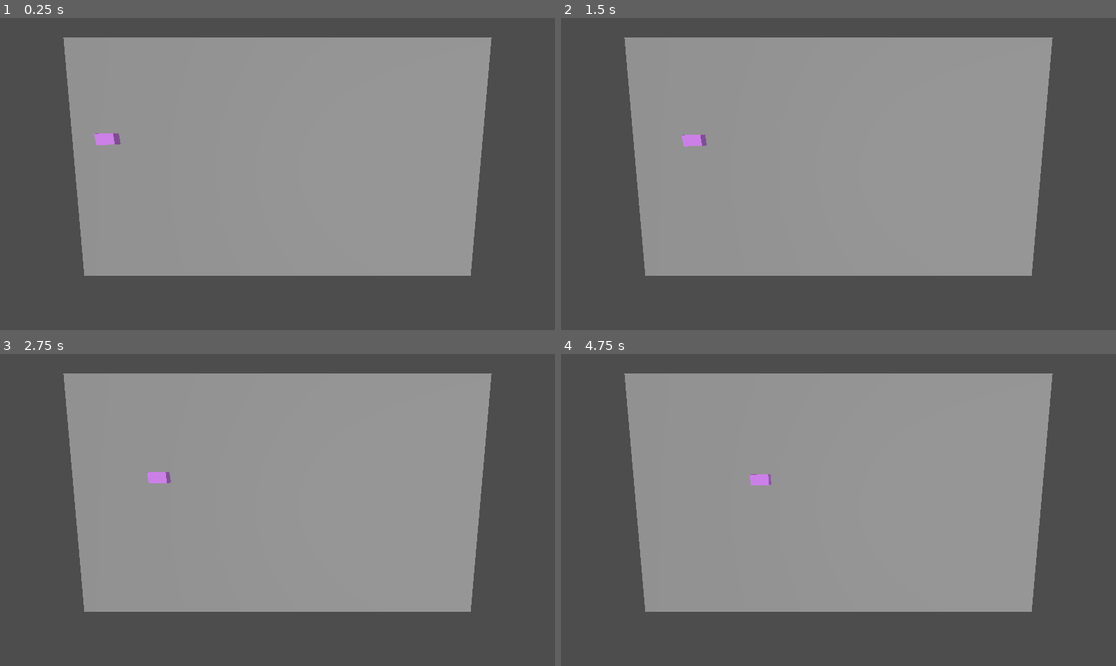
Above: before the commit, frames 1-4 (two rows, left to right).
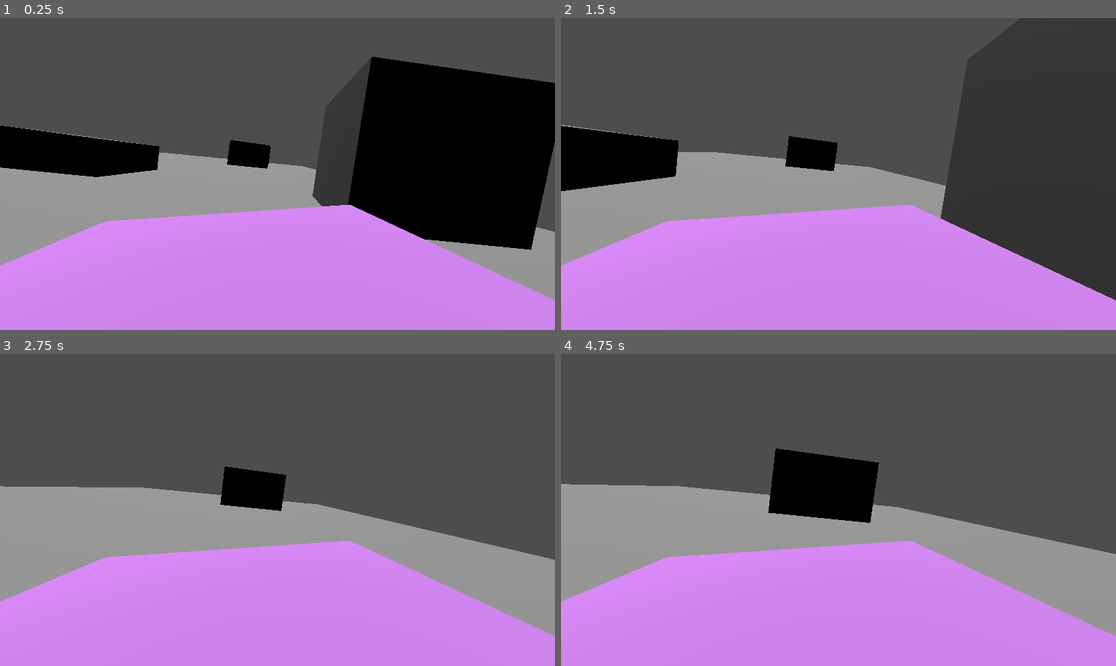
Above: after the commit, the same moments.

Repository: CodeTeshlah/ProjectA
Game: Godot game, scene res://node_3d.tscn
Two runs of this game, one before a commit and one after it. Both use one fixed random seed, a clock stepped at 60 frames per second and the inputs below.
Inputs:
- Up to frame 1 (0.25 s): no input
- Up to frame 2 (1.5 s): hold D (player_move_right) 0.53-1.28 s; hold W (player_move) 0.53-1.28 s; hold A (player_move_left) from 1.28 s (still down); tap W (player_move) at 1.35 s
- Up to frame 3 (2.75 s): release A (player_move_left) at 2.03 s; hold D (player_move_right) from 2.03 s (still down); hold W (player_move) from 2.03 s (still down)
- Up to frame 4 (4.75 s): release W (player_move) at 2.78 s; tap W (player_move) at 2.85, 4.35 s; release D (player_move_right) at 3.53 s; hold W (player_move) 3.53-4.28 s; hold A (player_move_left) from 3.53 s (still down)

The runs differ from the first frame. In frame 1, 81% of the frame differs, in the area x 0-100%, y 6-100%; in frame 2, 79%; in frame 3, 71%; in frame 4, 71%.

Commit message:
updated left and right movement

Diff:
--- a/fayr/galawgalaw.gd
+++ b/fayr/galawgalaw.gd
@@ -4,13 +4,17 @@
 @onready var path1 = $Path3D#/PathFollow3D
 @onready var path2 = $Path3DLeft#/PathFollow3D
 @onready var path3 = $Path3DRight#/PathFollow3D
+var running = 1
 func _ready():
 	pass # Replace with function body.
 
 func _process(delta):
 		const move_speed = 10.0
-		#if (check_input()):
-		path.progress += move_speed * delta
+		if (check_input()):
+			running = 2
+		else:
+			running = 1
+		path.progress += (move_speed * running ) * delta
 		print(path.progress_ratio >= 1)
 		if (path.progress_ratio) >= 1:
 			check_direction()
@@ -26,9 +30,9 @@
 func check_direction():
 	if (Input.is_action_just_pressed('player_move_left')):
 		path1.remove_child(player)
-		path2.add_child(player)
+		path3.add_child(player)
 		path.progress = 0
 	if (Input.is_action_just_pressed("player_move_right")):
 		path1.remove_child(player)
-		path3.add_child(player)
+		path2.add_child(player)
 		path.progress = 0
--- a/fayr/node_3d.tscn
+++ b/fayr/node_3d.tscn
@@ -1,20 +1,22 @@
-[gd_scene load_steps=7 format=3 uid="uid://dk8tnoq3kxt5o"]
+[gd_scene load_steps=8 format=3 uid="uid://dk8tnoq3kxt5o"]
 
 [ext_resource type="Script" path="res://galawgalaw.gd" id="1_q4vrq"]
 [ext_resource type="PackedScene" uid="uid://bty2bywe6nwcd" path="res://player_temp.tscn" id="2_ao6yi"]
+
+[sub_resource type="BoxMesh" id="BoxMesh_dvil7"]
 
 [sub_resource type="BoxMesh" id="BoxMesh_i8oem"]
 
 [sub_resource type="Curve3D" id="Curve3D_5jtcc"]
 _data = {
-"points": PackedVector3Array(0, 0, 0, 0, 0, 0, -1.94783, 0.666477, -13.1331, 0, 0, 0, 0, 0, 0, 3.85054, 1.33607, -55.3918),
+"points": PackedVector3Array(-25.0856, -1.47215, 1.50487, 25.0856, 1.47215, -1.50487, -7.96252, 8.31684, -18.1539, -3.42161, 2.42777, 1.23786, 3.42161, -2.42777, -1.23786, 0.412666, 14.0892, -57.0124),
 "tilts": PackedFloat32Array(0, 0)
 }
 point_count = 2
 
 [sub_resource type="Curve3D" id="Curve3D_pv8u3"]
 _data = {
-"points": PackedVector3Array(0, 0, 0, 0, 0, 0, -1.15551, -1.85509, -16.7589, 0, 0, 0, 0, 0, 0, -7.96883, -0.942871, 29.1019),
+"points": PackedVector3Array(-20.9417, 0.993538, 3.50819, 20.9417, -0.993538, -3.50819, -12.83, 0.597565, -15.1408, 0.461973, -1.86329, -11.5569, -0.461973, 1.86329, 11.5569, -7.96883, -0.942871, 29.1019),
 "tilts": PackedFloat32Array(0, 0)
 }
 point_count = 2
@@ -29,6 +31,25 @@
 [node name="Node3D" type="Node3D"]
 script = ExtResource("1_q4vrq")
 
+[node name="Node3D" type="Node3D" parent="."]
+transform = Transform3D(-0.131415, 0.10357, -0.985902, 0.101316, 0.990723, 0.0905713, -0.986137, 0.0879852, 0.140689, -86.2267, 7.91888, -12.0016)
+
+[node name="MeshInstance3D" type="MeshInstance3D" parent="Node3D"]
+transform = Transform3D(21.3929, 2.70343, 0.132519, -2.88161, 19.9273, -1.29176, -0.3261, 1.26228, 20.1091, -39.8625, 2.48362, 2.57661)
+mesh = SubResource("BoxMesh_dvil7")
+
+[node name="MeshInstance3D2" type="MeshInstance3D" parent="Node3D"]
+transform = Transform3D(21.3929, 2.70343, 0.132519, -2.88161, 19.9274, -1.29176, -0.326102, 1.26228, 20.1091, -46.7282, -0.928567, -51.9439)
+mesh = SubResource("BoxMesh_dvil7")
+
+[node name="MeshInstance3D3" type="MeshInstance3D" parent="Node3D"]
+transform = Transform3D(21.3929, 2.70343, 0.132519, -2.88161, 19.9274, -1.29176, -0.326105, 1.26228, 20.1091, 18.8772, 1.99585, -35.0247)
+mesh = SubResource("BoxMesh_dvil7")
+
+[node name="MeshInstance3D4" type="MeshInstance3D" parent="Node3D"]
+transform = Transform3D(21.3929, 2.70343, 0.132519, -2.88161, 19.9274, -1.29176, -0.326106, 1.26228, 20.1091, -16.8408, 7.86292, -123.305)
+mesh = SubResource("BoxMesh_dvil7")
+
 [node name="MeshInstance3D" type="MeshInstance3D" parent="."]
 transform = Transform3D(211.518, 0, 0, 0, 0.234804, 0, 0, 0, 123.505, 0, 0, 0)
 mesh = SubResource("BoxMesh_i8oem")
@@ -37,10 +58,11 @@
 transform = Transform3D(-0.010137, 0.962626, 0.270646, -0.0360298, -0.270836, 0.961951, 0.999299, -4.65335e-09, 0.0374287, -79.4212, 61.0011, 2.15849)
 
 [node name="Path3DLeft" type="Path3D" parent="."]
+transform = Transform3D(1, 0, 0, 0, 1, 0, 0, 0, 1, -9.14212, -2.72453, 5.27869)
 curve = SubResource("Curve3D_5jtcc")
 
 [node name="Path3DRight" type="Path3D" parent="."]
-transform = Transform3D(1, 0, 0, 0, 1, 0, 0, 0, 1, -1.04586, 4.29422, 2.15849)
+transform = Transform3D(0.998711, -0.0306742, -0.0404361, 0.0300939, 0.999436, -0.0148827, 0.0408698, 0.0136467, 0.999071, -1.04586, 4.29422, 2.15849)
 curve = SubResource("Curve3D_pv8u3")
 
 [node name="Path3D" type="Path3D" parent="."]
@@ -54,5 +76,5 @@
 transform = Transform3D(0.569659, 0.526787, 5.28462, 0.0444381, 3.86199, -0.72547, 8.85911, -0.0532469, -0.336171, 4.84139, -2.28153, -0.596291)
 skeleton = NodePath("../..")
 
-[node name="Camera3D" type="Camera3D" parent="."]
-transform = Transform3D(1, 0, 0, 0, -0.0876947, 0.996147, 0, -0.996147, -0.0876947, 0, 106.052, -3.50521)
+[node name="Camera3D" type="Camera3D" parent="Path3D/PathFollow3D/MeshInstance3D"]
+transform = Transform3D(0.0135045, -0.00806581, 0.11154, -0.010005, 0.255581, 0.0196932, -0.185606, -0.00894744, 0.0218247, 0.0109453, 0.798884, -0.0808148)
